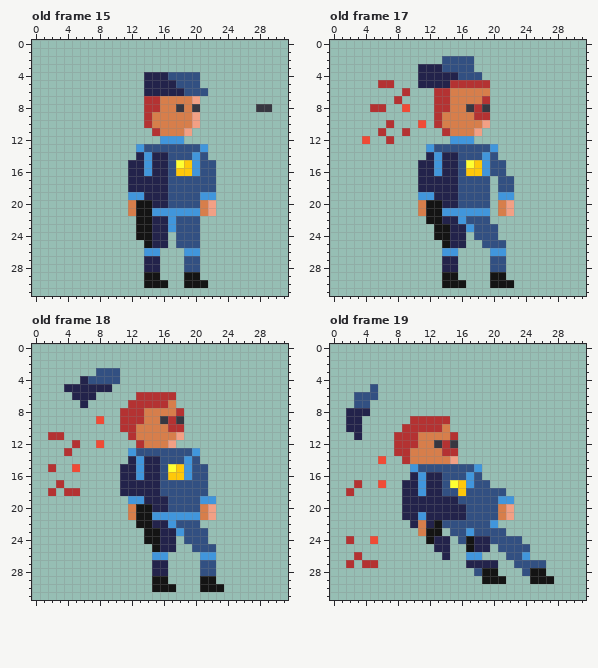
File history of a pixel-art file, assets/asesprite/cop.ase. Above is the file before it was changed.
32x32 pixels, 27 frames. Shown: old frame 15, old frame 17, old frame 18, old frame 19. The commit also changed other frames, which this record leaves out.
Now the later version:
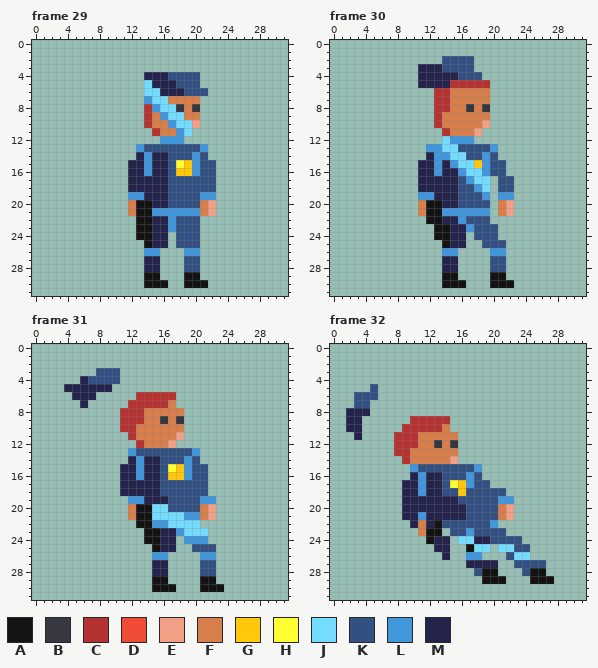
Palette (. is transparent): A #141414  B #373741  C #b43232  D #f04b36  E #f2a085  F #d77e4b  G #ffc80a  H #ffff32  J #73dcff  K #325082  L #4196dc  M #23234b
A new or re-ordered frame is compared with the old frame closest to it.
Author's note on the commit: add cop with gun replicants
Difference:
frames 27 -> 34
Frame 29 is new; against old frame 15:
y 5: x 14 M -> J
y 6: x 14..15 MM -> JJ
y 7: x 14..16 CCF -> LJJ; x 20 E -> F
y 8: x 15..17 CFF -> LJJ; x 28..29 BB -> ..
y 9: x 16..18 FFF -> LJJ; x 20 E -> F
y 10: x 17..19 FFF -> LJJ
y 11: x 18..19 FE -> LJ
Frame 30 is new; against old frame 17:
y 5: x 6..7 CC -> ..
y 6: x 9 C -> .
y 7: x 8 C -> .; x 19 C -> F
y 8: x 5..6 CC -> ..; x 9 D -> .; x 18 C -> F
y 9: x 18..19 CC -> FF
y 10: x 7 C -> .; x 11 D -> .
y 11: x 6 C -> .; x 9 C -> .
y 12: x 4 D -> .; x 7 C -> .; x 14 . -> J
y 13: x 13..15 KKK -> LJJ
y 14: x 14..16 MMK -> LJJ
y 15: x 15..17 MKH -> LJJ
y 16: x 16..18 KGG -> LJJ
y 17: x 17..19 KKK -> LJJ
y 18: x 18..19 KK -> LJ
y 19: x 19 K -> L
Frame 31 is new; against old frame 18:
y 8: x 18 C -> F
y 9: x 8 D -> .; x 17 C -> F
y 10: x 17..18 CC -> FF
y 11: x 2..3 CC -> ..
y 12: x 5 C -> .; x 8 D -> .
y 13: x 4 C -> .
y 15: x 2 C -> .; x 5 D -> .
y 17: x 3 C -> .
y 18: x 2 C -> .; x 4..5 CC -> ..
y 20: x 15..16 MM -> JJ
y 21: x 15..18 LLLL -> JJJJ
y 22: x 15..20 MMLKKK -> LLJJJJ
y 23: x 19..21 KKK -> JJJ
y 24: x 19..21 KKK -> LLL
Frame 32 is new; against old frame 19:
y 11: x 15 C -> F
y 12: x 14 C -> F
y 13: x 14..15 CC -> FF
y 14: x 6 D -> .
y 17: x 3 C -> .; x 6 D -> .
y 18: x 2 C -> .
y 24: x 2 C -> .; x 5 D -> .; x 16..17 KA -> JJ
y 25: x 18..19 MM -> JJ; x 21..22 KK -> JJ
y 26: x 3 C -> .; x 23..24 KL -> JJ
y 27: x 2 C -> .; x 4..5 CC -> ..
